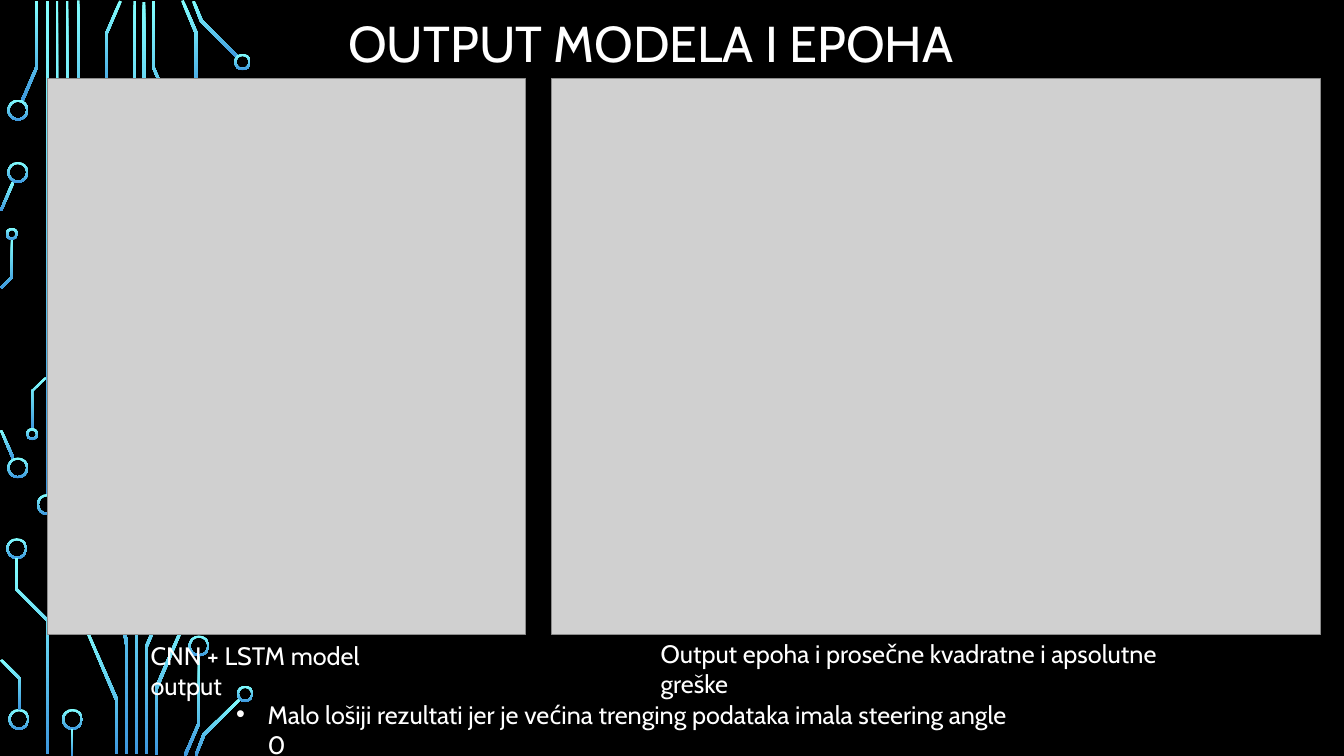
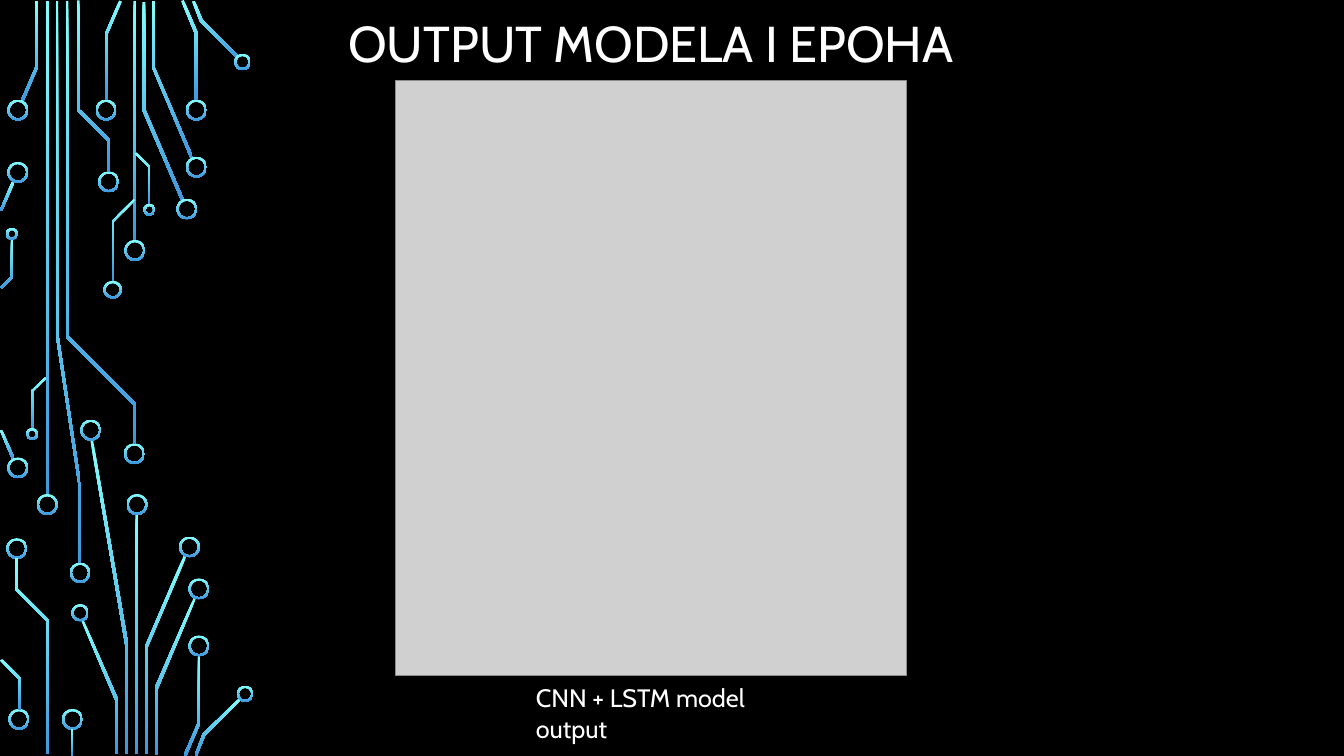
Before and after one commit to jglintic/duboko_ucenje, a slide deck: slide 18 of dubuko_ucenje_projekat_ppt.pptx. Drawn at 1344x756 pixels with LibreOffice and Linux fonts; fonts in the diff are those of the drawing; grey boxes stand for pictures; background and template pictures are left out. Boxes give left, top, right and bottom in pixels: in the first picture for what was removed or moved away, otherwise in the second. Text is boxed around its words. In the diff, an @@ line names an element or a change of style, - is before the commit and + after.

Commit message:
Presentation and output updates

```diff
--- a/dubuko_ucenje_projekat_ppt.pptx
+++ b/dubuko_ucenje_projekat_ppt.pptx
@@ picture: place and size @@
-picture at box(48, 79, 526, 635)
+picture at box(396, 81, 907, 676)
@@ picture removed at box(553, 79, 1321, 635) @@
@@ group added at box(70, 100, 210, 621): 17 freeform shapes @@
@@ text removed at box(661, 644, 1156, 699) @@
-Output epoha i prosečne kvadratne i apsolutne greške
@@ text "CNN + LSTM model output": place and size @@
-text "CNN + LSTM model output" at box(151, 644, 360, 701)
+text "CNN + LSTM model output" at box(536, 688, 745, 744)
@@ text removed at box(268, 705, 1006, 755) @@
-• Malo lošiji rezultati jer je većina trenging podataka imala steering angle 0
```
Also in this commit, not shown: 13 other slides changed, 1 slide added, 1 slide removed.
